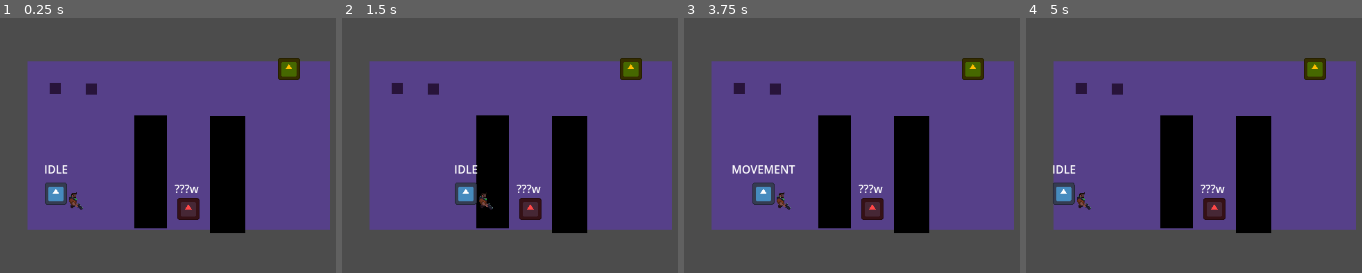
Above: before the commit, frames 1-4 (left to right).
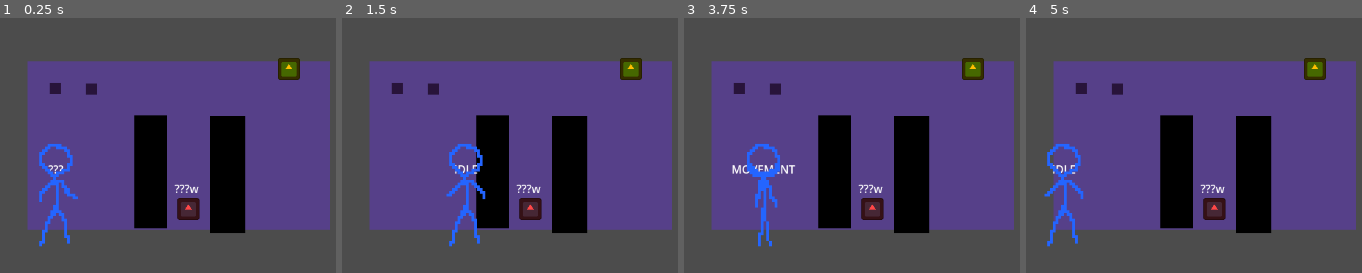
Above: after the commit, the same moments.

Repository: xill47/the-cube-game
Game: Godot game, scene res://rooms/test_chamber/test_chamber2.tscn
Same seed, same stepped clock (60 frames per second), same inputs: the game is played once before the commit and once after it. This scene is started directly instead of the project's main scene. The engine's default icon, where the game draws it, is replaced by a stand-in: a white triangle on a blue panel in a dark square.
Inputs (mouse positions are in pixels of both pictures, inside the frame that each line leads up to):
- Up to frame 1 (0.25 s): no input
- Up to frame 2 (1.5 s): tap Enter at 0.5 s; move the mouse to (outside the picture) at 0.52 s; hold D (move_right) 0.53-1.25 s; tap F (interact) at 0.6 s; click (outside the picture) at 0.67 s; tap Space at 1.25 s; drag from (415, 176) to (630, 69) at 1.27 s
- Up to frame 3 (3.75 s): tap Enter at 2, 3.5 s; move the mouse to (996, 53) at 2.02 s; hold D (move_right) 2.03-2.75 s; tap E (rotate_cw) at 2.1 s; click (996, 53) at 2.17 s; tap Space at 2.75 s; drag from (878, 242) to (774, 89) at 2.77 s; move the mouse to (outside the picture) at 3.52 s; hold A (move_left) from 3.53 s (still down); tap Tab (toggle_cube) at 3.6 s; click (outside the picture) at 3.67 s
- Up to frame 4 (5 s): release A (move_left) at 4.25 s; tap Space at 4.25 s; drag from (outside the picture) to (1140, 40) at 4.27 s

The runs differ from the first frame. In frame 1, 1.8% of the frame differs, in the area x 11-25%, y 49-90%; in frame 2, 1.7%; in frame 3, 1.7%; in frame 4, 1.7%.
Error after the commit: Invalid access to property or key '(0.0, 0.0)' on a base object of type 'Dictionary'. (res://character/character_animation.gd:41)

Commit message:
started animationg

Diff:
--- a/character/character.gd
+++ b/character/character.gd
@@ -2,7 +2,9 @@
 extends CharacterBody2D
 
 var state: CharacterState
+var direction: Vector2
 
+@onready var animation: CharacterAnimation = $CharacterAnimation
 
 func _on_state_provider_state_resolved() -> void:
 	state.forcibly_moved.connect(_on_force_movement)
@@ -20,8 +22,10 @@
 
 func _physics_process(_delta: float) -> void:
 	if state.can_move():
-		velocity = Input.get_vector(&"move_left", &"move_right", &"move_up", &"move_down") \
-			* CharacterState.SPEED
+		direction = Input.get_vector(&"move_left", &"move_right", &"move_up", &"move_down")
+		velocity = direction * CharacterState.SPEED
+		if state.CharacterStance.MOVEMENT or state.CharacterStance.RUNNING:
+			animation.character_direction = direction.round()
 		move_and_slide()
 		state.move(global_position)
 
--- a/character/character.tscn
+++ b/character/character.tscn
@@ -1,16 +1,285 @@
 [gd_scene format=3 uid="uid://cwqv27swe8kg0"]
 
-[ext_resource type="Texture2D" uid="uid://dpfgi37cc4amc" path="res://icon.svg" id="1_yf0e5"]
 [ext_resource type="Script" uid="uid://dxpgv2w4e7rka" path="res://character/stance_label.gd" id="3_hx151"]
 [ext_resource type="Script" uid="uid://uxv0kn3bnd3h" path="res://character/character.gd" id="3_ugqs2"]
+[ext_resource type="Texture2D" uid="uid://cdax5q5jc1acc" path="res://character/assets/animation-tests/walk-test.png" id="4_0rvpn"]
 [ext_resource type="Script" uid="uid://dalnoy50favch" path="res://addons/state_scopes/state_provider.gd" id="4_hx151"]
-[ext_resource type="SpriteFrames" uid="uid://dk11vct5drijq" path="res://character/assets/frames/top half.res" id="5_0rvpn"]
+[ext_resource type="Script" uid="uid://ctxtcnluywtsw" path="res://character/character_animation.gd" id="4_o6jyn"]
 
 [sub_resource type="CircleShape2D" id="CircleShape2D_yf0e5"]
 radius = 16.0
 
 [sub_resource type="CircleShape2D" id="CircleShape2D_ugqs2"]
 radius = 5.0
+
+[sub_resource type="Animation" id="Animation_o6jyn"]
+length = 0.001
+tracks/0/type = "value"
+tracks/0/imported = false
+tracks/0/enabled = true
+tracks/0/path = NodePath("Walk:frame_coords")
+tracks/0/interp = 1
+tracks/0/loop_wrap = true
+tracks/0/keys = {
+"times": PackedFloat32Array(0),
+"transitions": PackedFloat32Array(1),
+"update": 1,
+"values": [Vector2i(1, 1)]
+}
+tracks/1/type = "value"
+tracks/1/imported = false
+tracks/1/enabled = true
+tracks/1/path = NodePath("Walk:flip_h")
+tracks/1/interp = 1
+tracks/1/loop_wrap = true
+tracks/1/keys = {
+"times": PackedFloat32Array(0),
+"transitions": PackedFloat32Array(1),
+"update": 1,
+"values": [false]
+}
+
+[sub_resource type="Animation" id="Animation_wy5t8"]
+resource_name = "walk-down"
+length = 0.8
+loop_mode = 1
+tracks/0/type = "value"
+tracks/0/imported = false
+tracks/0/enabled = true
+tracks/0/path = NodePath("Walk:frame_coords")
+tracks/0/interp = 1
+tracks/0/loop_wrap = true
+tracks/0/keys = {
+"times": PackedFloat32Array(0, 0.1, 0.2, 0.3, 0.4, 0.5, 0.6, 0.7),
+"transitions": PackedFloat32Array(1, 1, 1, 1, 1, 1, 1, 1),
+"update": 1,
+"values": [Vector2i(0, 2), Vector2i(1, 2), Vector2i(2, 2), Vector2i(3, 2), Vector2i(4, 2), Vector2i(5, 2), Vector2i(6, 2), Vector2i(7, 2)]
+}
+
+[sub_resource type="Animation" id="Animation_hx151"]
+resource_name = "walk-left"
+length = 0.8
+loop_mode = 1
+tracks/0/type = "value"
+tracks/0/imported = false
+tracks/0/enabled = true
+tracks/0/path = NodePath("Walk:frame_coords")
+tracks/0/interp = 1
+tracks/0/loop_wrap = true
+tracks/0/keys = {
+"times": PackedFloat32Array(0, 0.1, 0.2, 0.3, 0.4, 0.5, 0.6, 0.7),
+"transitions": PackedFloat32Array(1, 1, 1, 1, 1, 1, 1, 1),
+"update": 1,
+"values": [Vector2i(0, 0), Vector2i(1, 0), Vector2i(2, 0), Vector2i(3, 0), Vector2i(4, 0), Vector2i(5, 0), Vector2i(6, 0), Vector2i(7, 0)]
+}
+tracks/1/type = "value"
+tracks/1/imported = false
+tracks/1/enabled = true
+tracks/1/path = NodePath("Walk:flip_h")
+tracks/1/interp = 1
+tracks/1/loop_wrap = true
+tracks/1/keys = {
+"times": PackedFloat32Array(0),
+"transitions": PackedFloat32Array(1),
+"update": 1,
+"values": [true]
+}
+
+[sub_resource type="Animation" id="Animation_tgjim"]
+resource_name = "walk-right"
+length = 0.8
+loop_mode = 1
+tracks/0/type = "value"
+tracks/0/imported = false
+tracks/0/enabled = true
+tracks/0/path = NodePath("Walk:frame_coords")
+tracks/0/interp = 1
+tracks/0/loop_wrap = true
+tracks/0/keys = {
+"times": PackedFloat32Array(0, 0.1, 0.2, 0.3, 0.4, 0.5, 0.6, 0.7),
+"transitions": PackedFloat32Array(1, 1, 1, 1, 1, 1, 1, 1),
+"update": 1,
+"values": [Vector2i(0, 0), Vector2i(1, 0), Vector2i(2, 0), Vector2i(3, 0), Vector2i(4, 0), Vector2i(5, 0), Vector2i(6, 0), Vector2i(7, 0)]
+}
+tracks/1/type = "value"
+tracks/1/imported = false
+tracks/1/enabled = true
+tracks/1/path = NodePath("Walk:flip_h")
+tracks/1/interp = 1
+tracks/1/loop_wrap = true
+tracks/1/keys = {
+"times": PackedFloat32Array(0),
+"transitions": PackedFloat32Array(1),
+"update": 1,
+"values": [false]
+}
+
+[sub_resource type="Animation" id="Animation_0rvpn"]
+resource_name = "walk-up"
+length = 0.8
+loop_mode = 1
+tracks/0/type = "value"
+tracks/0/imported = false
+tracks/0/enabled = true
+tracks/0/path = NodePath("Walk:frame_coords")
+tracks/0/interp = 1
+tracks/0/loop_wrap = true
+tracks/0/keys = {
+"times": PackedFloat32Array(0, 0.1, 0.2, 0.3, 0.4, 0.5, 0.6, 0.7),
+"transitions": PackedFloat32Array(1, 1, 1, 1, 1, 1, 1, 1),
+"update": 1,
+"values": [Vector2i(0, 1), Vector2i(1, 1), Vector2i(2, 1), Vector2i(3, 1), Vector2i(4, 1), Vector2i(5, 1), Vector2i(6, 1), Vector2i(7, 1)]
+}
+
+[sub_resource type="AnimationLibrary" id="AnimationLibrary_wy5t8"]
+_data = {
+&"RESET": SubResource("Animation_o6jyn"),
+&"walk-down": SubResource("Animation_wy5t8"),
+&"walk-left": SubResource("Animation_hx151"),
+&"walk-right": SubResource("Animation_tgjim"),
+&"walk-up": SubResource("Animation_0rvpn")
+}
+
+[sub_resource type="AnimationNodeTransition" id="AnimationNodeTransition_dy06j"]
+input_0/name = "left"
+input_0/auto_advance = false
+input_0/break_loop_at_end = false
+input_0/reset = true
+input_1/name = "right"
+input_1/auto_advance = false
+input_1/break_loop_at_end = false
+input_1/reset = true
+input_2/name = "up"
+input_2/auto_advance = false
+input_2/break_loop_at_end = false
+input_2/reset = true
+input_3/name = "down"
+input_3/auto_advance = false
+input_3/break_loop_at_end = false
+input_3/reset = true
+input_4/name = "up-left"
+input_4/auto_advance = false
+input_4/break_loop_at_end = false
+input_4/reset = true
+input_5/name = "up-right"
+input_5/auto_advance = false
+input_5/break_loop_at_end = false
+input_5/reset = true
+input_6/name = "down-left"
+input_6/auto_advance = false
+input_6/break_loop_at_end = false
+input_6/reset = true
+input_7/name = "down-right"
+input_7/auto_advance = false
+input_7/break_loop_at_end = false
+input_7/reset = true
+
+[sub_resource type="AnimationNodeAnimation" id="AnimationNodeAnimation_hx151"]
+animation = &"walk-up"
+
+[sub_resource type="AnimationNodeAnimation" id="AnimationNodeAnimation_0rvpn"]
+animation = &"walk-down"
+
+[sub_resource type="AnimationNodeAnimation" id="AnimationNodeAnimation_o6jyn"]
+animation = &"walk-right"
+
+[sub_resource type="AnimationNodeTransition" id="AnimationNodeTransition_o6jyn"]
+input_0/name = "left"
+input_0/auto_advance = false
+input_0/break_loop_at_end = false
+input_0/reset = true
+input_1/name = "right"
+input_1/auto_advance = false
+input_1/break_loop_at_end = false
+input_1/reset = true
+input_2/name = "up"
+input_2/auto_advance = false
+input_2/break_loop_at_end = false
+input_2/reset = true
+input_3/name = "down"
+input_3/auto_advance = false
+input_3/break_loop_at_end = false
+input_3/reset = true
+
+[sub_resource type="AnimationNodeTransition" id="AnimationNodeTransition_wy5t8"]
+input_0/name = "left"
+input_0/auto_advance = false
+input_0/break_loop_at_end = false
+input_0/reset = true
+input_1/name = "right"
+input_1/auto_advance = false
+input_1/break_loop_at_end = false
+input_1/reset = true
+input_2/name = "up"
+input_2/auto_advance = false
+input_2/break_loop_at_end = false
+input_2/reset = true
+input_3/name = "down"
+input_3/auto_advance = false
+input_3/break_loop_at_end = false
+input_3/reset = true
+
+[sub_resource type="AnimationNodeTransition" id="AnimationNodeTransition_0rvpn"]
+input_0/name = "idle"
+input_0/auto_advance = false
+input_0/break_loop_at_end = false
+input_0/reset = true
+input_1/name = "walk"
+input_1/auto_advance = false
+input_1/break_loop_at_end = false
+input_1/reset = true
+input_2/name = "run"
+input_2/auto_advance = false
+input_2/break_loop_at_end = false
+input_2/reset = true
+input_3/name = "aim"
+input_3/auto_advance = false
+input_3/break_loop_at_end = false
+input_3/reset = true
+
+[sub_resource type="AnimationNodeTransition" id="AnimationNodeTransition_tgjim"]
+input_0/name = "left"
+input_0/auto_advance = false
+input_0/break_loop_at_end = false
+input_0/reset = true
+input_1/name = "right"
+input_1/auto_advance = false
+input_1/break_loop_at_end = false
+input_1/reset = true
+input_2/name = "up"
+input_2/auto_advance = false
+input_2/break_loop_at_end = false
+input_2/reset = true
+input_3/name = "down"
+input_3/auto_advance = false
+input_3/break_loop_at_end = false
+input_3/reset = true
+
+[sub_resource type="AnimationNodeAnimation" id="AnimationNodeAnimation_wy5t8"]
+animation = &"walk-left"
+
+[sub_resource type="AnimationNodeBlendTree" id="AnimationNodeBlendTree_dy06j"]
+graph_offset = Vector2(-396.0144, -163.68091)
+nodes/output/position = Vector2(580, 0)
+nodes/wa/node = SubResource("AnimationNodeAnimation_wy5t8")
+nodes/wa/position = Vector2(-380, 120)
+nodes/Walk/node = SubResource("AnimationNodeTransition_tgjim")
+nodes/Walk/position = Vector2(60, 20)
+nodes/Animation/node = SubResource("AnimationNodeAnimation_o6jyn")
+nodes/Animation/position = Vector2(-100, 120)
+"nodes/Animation 2/node" = SubResource("AnimationNodeAnimation_hx151")
+"nodes/Animation 2/position" = Vector2(-240, -20)
+"nodes/Animation 3/node" = SubResource("AnimationNodeAnimation_0rvpn")
+"nodes/Animation 3/position" = Vector2(-240, 260)
+nodes/Stance/node = SubResource("AnimationNodeTransition_0rvpn")
+nodes/Stance/position = Vector2(340, 0)
+nodes/Idle/node = SubResource("AnimationNodeTransition_o6jyn")
+nodes/Idle/position = Vector2(140, -340)
+nodes/Run/node = SubResource("AnimationNodeTransition_wy5t8")
+nodes/Run/position = Vector2(80, 340)
+nodes/Aim/node = SubResource("AnimationNodeTransition_dy06j")
+nodes/Aim/position = Vector2(420, 640)
+node_connections = [&"output", 0, &"Stance", &"Walk", 0, &"wa", &"Walk", 1, &"Animation", &"Walk", 2, &"Animation 2", &"Walk", 3, &"Animation 3", &"Stance", 0, &"Idle", &"Stance", 1, &"Walk", &"Stance", 2, &"Run", &"Stance", 3, &"Aim"]
 
 [node name="Character" type="CharacterBody2D" unique_id=337287904]
 collision_layer = 3
@@ -22,10 +291,6 @@
 script = ExtResource("4_hx151")
 prefer_existing = true
 metadata/_custom_type_script = "uid://dalnoy50favch"
-
-[node name="Sprite" type="Sprite2D" parent="." unique_id=1559830141]
-scale = Vector2(0.25, 0.25)
-texture = ExtResource("1_yf0e5")
 
 [node name="CollisionShape2D" type="CollisionShape2D" parent="." unique_id=1386120881]
 shape = SubResource("CircleShape2D_yf0e5")
@@ -54,26 +319,125 @@
 [node name="CollisionShape2D" type="CollisionShape2D" parent="InteractableArea" unique_id=1418704256]
 shape = SubResource("CircleShape2D_ugqs2")
 
-[node name="AnimatedSprite2D" type="AnimatedSprite2D" parent="." unique_id=1709320943]
-sprite_frames = ExtResource("5_0rvpn")
-animation = &"walk-cycle"
+[node name="CharacterAnimation" type="Node2D" parent="." unique_id=54665230]
+script = ExtResource("4_o6jyn")
+directions = {
+Vector2(-1, -1): "up-left",
+Vector2(-1, 0): "left",
+Vector2(-1, 1): "down-left",
+Vector2(0, -1): "up",
+Vector2(0, 1): "down",
+Vector2(1, -1): "up-right",
+Vector2(1, 0): "right",
+Vector2(1, 1): "down-right"
+}
+
+[node name="Walk" type="Sprite2D" parent="CharacterAnimation" unique_id=1130159383]
+scale = Vector2(4, 4)
+texture = ExtResource("4_0rvpn")
+hframes = 8
+vframes = 3
+frame = 9
 metadata/_aseprite_wizard_interface_config_ = {
 "animation_section": true,
 "pending_changes": {
+"convert_fps_field": 60.0,
+"convert_ms_field": 16.0,
+"convert_to_fps": false,
 "embed_tex": true,
+"i_mode": 0,
+"keep_anim_length": false,
 "layers": [],
 "o_ex_p": "",
 "o_folder": "",
 "o_name": "",
 "only_visible": false,
+"player": "",
 "scale": "1.0",
-"should_round_fps": true,
 "slice": "",
 "source": "",
 "source_uid": -1
 }
 }
 
+[node name="Run" type="Sprite2D" parent="CharacterAnimation" unique_id=2089206172]
+visible = false
+scale = Vector2(4, 4)
+texture = ExtResource("4_0rvpn")
+hframes = 4
+vframes = 3
+metadata/_aseprite_wizard_interface_config_ = {
+"animation_section": true,
+"pending_changes": {
+"convert_fps_field": 60.0,
+"convert_ms_field": 16.0,
+"convert_to_fps": false,
+"embed_tex": true,
+"i_mode": 0,
+"keep_anim_length": false,
+"layers": [],
+"o_ex_p": "",
+"o_folder": "",
+"o_name": "",
+"only_visible": false,
+"player": "",
+"scale": "1.0",
+"slice": "",
+"source": "",
+"source_uid": -1
+}
+}
+
+[node name="Shoot" type="Sprite2D" parent="CharacterAnimation" unique_id=1227691429]
+visible = false
+scale = Vector2(4, 4)
+texture = ExtResource("4_0rvpn")
+hframes = 4
+vframes = 3
+metadata/_aseprite_wizard_interface_config_ = {
+"animation_section": true,
+"pending_changes": {
+"convert_fps_field": 60.0,
+"convert_ms_field": 16.0,
+"convert_to_fps": false,
+"embed_tex": true,
+"i_mode": 0,
+"keep_anim_length": false,
+"layers": [],
+"o_ex_p": "",
+"o_folder": "",
+"o_name": "",
+"only_visible": false,
+"player": "",
+"scale": "1.0",
+"slice": "",
+"source": "",
+"source_uid": -1
+}
+}
+
+[node name="AnimationPlayer" type="AnimationPlayer" parent="CharacterAnimation" unique_id=1807369541]
+libraries/ = SubResource("AnimationLibrary_wy5t8")
+
+[node name="AnimationTree" type="AnimationTree" parent="CharacterAnimation" unique_id=1252429690]
+tree_root = SubResource("AnimationNodeBlendTree_dy06j")
+anim_player = NodePath("../AnimationPlayer")
+parameters/Walk/current_state = "right"
+parameters/Walk/transition_request = ""
+parameters/Walk/current_index = 1
+parameters/Stance/current_state = "walk"
+parameters/Stance/transition_request = ""
+parameters/Stance/current_index = 1
+parameters/Idle/current_state = "state_0"
+parameters/Idle/transition_request = ""
+parameters/Idle/current_index = 0
+parameters/Run/current_state = ""
+parameters/Run/transition_request = ""
+parameters/Run/current_index = -1
+parameters/Aim/current_state = ""
+parameters/Aim/transition_request = ""
+parameters/Aim/current_index = -1
+
 [connection signal="state_resolved" from="StateProvider" to="." method="_on_state_provider_state_resolved"]
 [connection signal="area_entered" from="InteractableArea" to="." method="_on_interactable_area_area_entered"]
 [connection signal="area_exited" from="InteractableArea" to="." method="_on_interactable_area_area_exited"]
--- /dev/null
+++ b/character/character_animation.gd
@@ -0,0 +1,47 @@
+class_name CharacterAnimation
+extends Node2D
+
+@export var directions: Dictionary
+
+var character_direction: Vector2
+var state_name :String
+
+@onready var animation_tree := $AnimationTree
+@onready var state: CharacterState = (owner as Character).state
+
+func _ready() -> void:
+	state.changed.connect(_on_state_changed)
+
+func _on_state_changed():
+	if state.stance == state.CharacterStance.MOVEMENT:
+		animation_tree.set("parameters/Stance/transition_request", "walk")
+	if state.stance == state.CharacterStance.RUNNING:
+		animation_tree.set("parameters/Stance/transition_request", "run")
+	if state.stance == state.CharacterStance.IDLE:
+		animation_tree.set("parameters/Stance/transition_request", "idle")
+	if state.stance == state.CharacterStance.AIMING:
+		animation_tree.set("parameters/Stance/transition_request", "aim")
+
+func eight_to_four_direction() -> Vector2:
+	var anim_dir_calc: Vector2
+	if character_direction == Vector2(-1,-1) or character_direction == Vector2(-1, 1):
+		anim_dir_calc = Vector2.LEFT
+	if character_direction == Vector2(1,-1) or character_direction == Vector2(1, 1):
+		anim_dir_calc = Vector2.RIGHT
+	return anim_dir_calc
+
+func _process(_delta: float) -> void:
+	if state.stance == state.CharacterStance.AIMING or state.stance == state.CharacterStance.IDLE:
+		var angle = get_angle_to(get_global_mouse_position())
+		character_direction = Vector2.from_angle(angle).round()
+
+
+	else:
+		var anim_dir = eight_to_four_direction()
+		state_name = directions[anim_dir]
+		if state.stance == state.CharacterStance.MOVEMENT:
+			animation_tree.set("parameters/Walk/transition_request", state_name)
+		if state.stance == state.CharacterStance.RUNNING:
+			animation_tree.set("parameters/Run/transition_request", state_name)
+		if state.stance == state.CharacterStance.IDLE:
+			animation_tree.set("parameters/Idle/transition_request", state_name)
--- a/character/character_state.gd
+++ b/character/character_state.gd
@@ -4,7 +4,7 @@
 signal forcibly_moved
 
 enum CharacterStance {
-	IDLE, MOVEMENT, AIMING, ANIMATION
+	IDLE, MOVEMENT, RUNNING, AIMING, ANIMATION
 }
 
 const FIRE_COOLDOWN := 1.5
@@ -32,12 +32,14 @@
 	return stance != CharacterStance.AIMING and stance != CharacterStance.ANIMATION
 
 func move(new_position: Vector2) -> void:
+	var prev_stance: CharacterStance = stance
 	if position.is_equal_approx(new_position):
 		stance = CharacterStance.IDLE
 	else:
 		stance = CharacterStance.MOVEMENT
 	position = new_position
-	on_changed()
+	if prev_stance != stance:
+		on_changed()
 
 func force_movement(new_position: Vector2) -> void:
 	stance = CharacterStance.IDLE
Binary file added: character/assets/animation-tests/character-test.aseprite
Not shown, added: character/assets/animation-tests/character-test.aseprite.import
Binary file added: character/assets/animation-tests/walk-test.png
Not shown, added: character/assets/animation-tests/walk-test.png.import
Not shown, added: character/character_animation.gd.uid
